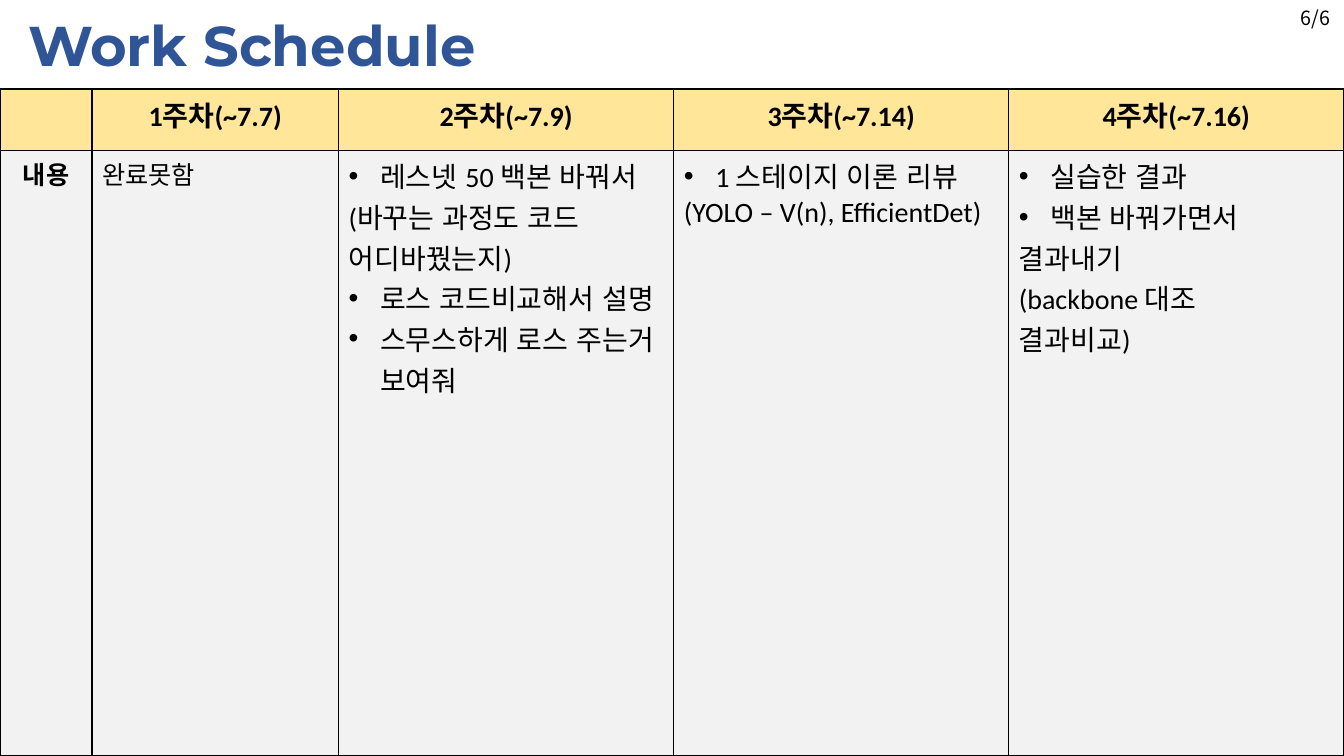
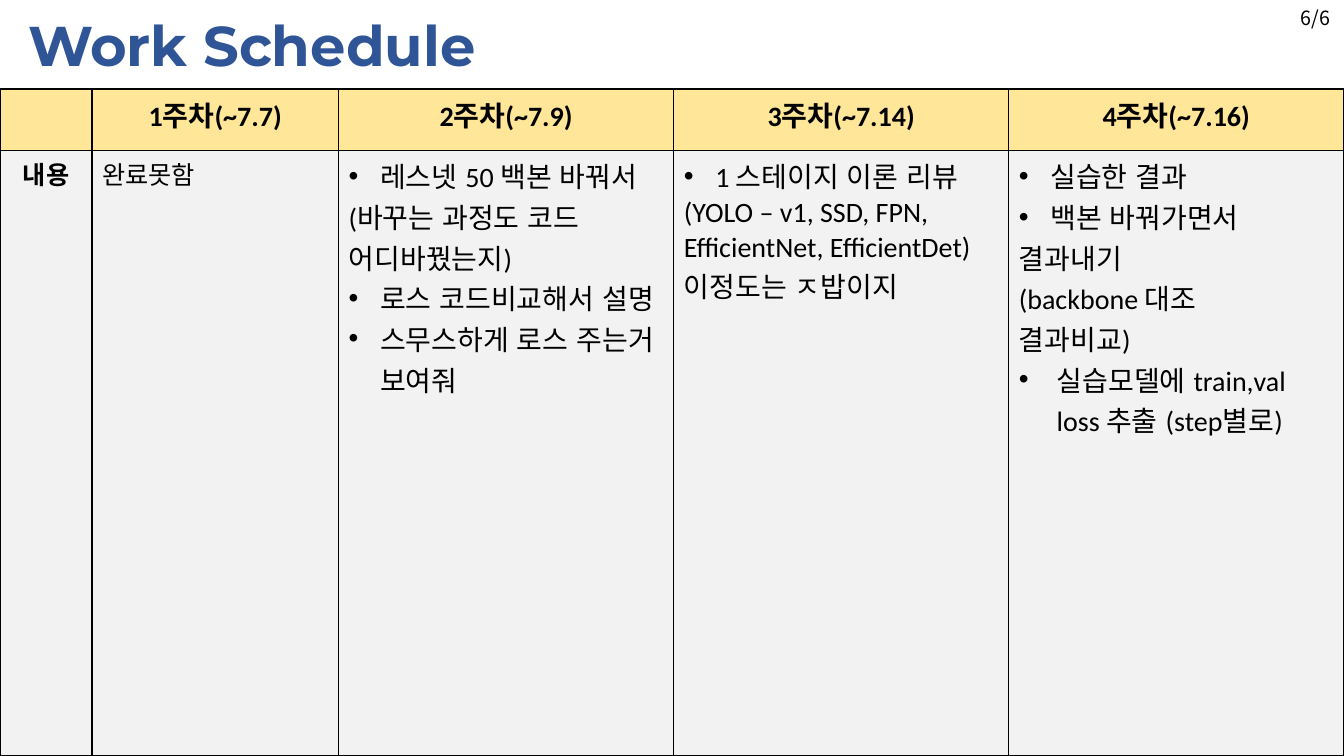
Before and after one commit to JaeHyung-Jung/Seminar_Deeplearning, a slide deck: slide 7 of 1st_week/Seminar_1st_week_1.2(backbone+).pptx. Drawn at 1344x756 pixels with LibreOffice and Linux fonts; fonts in the diff are those of the drawing. Boxes give left, top, right and bottom in pixels: in the first picture for what was removed or moved away, otherwise in the second. Text is boxed around its words. In the diff, an @@ line names an element or a change of style, - is before the commit and + after.

```diff
--- a/1st_week/Seminar_1st_week_1.2(backbone+).pptx
+++ b/1st_week/Seminar_1st_week_1.2(backbone+).pptx
@@ table at (0, 89, 1343, 755) @@
-row 2, column 4: 1 스테이지 이론 리뷰 / (YOLO – V(n), EfficientDet)
+row 2, column 4: 1 스테이지 이론 리뷰 / (YOLO – v1, SSD, FPN, EfficientNet, EfficientDet) / 이정도는 ㅈ밥이지
-row 2, column 5: 실습한 결과 / 백본 바꿔가면서 / 결과내기 / (backbone 대조 / 결과비교)
+row 2, column 5: 실습한 결과 / 백본 바꿔가면서 / 결과내기 / (backbone 대조 / 결과비교) / 실습모델에 train,val loss 추출 (step별로)
```
Also in this commit, not shown: 1 other slide changed.
